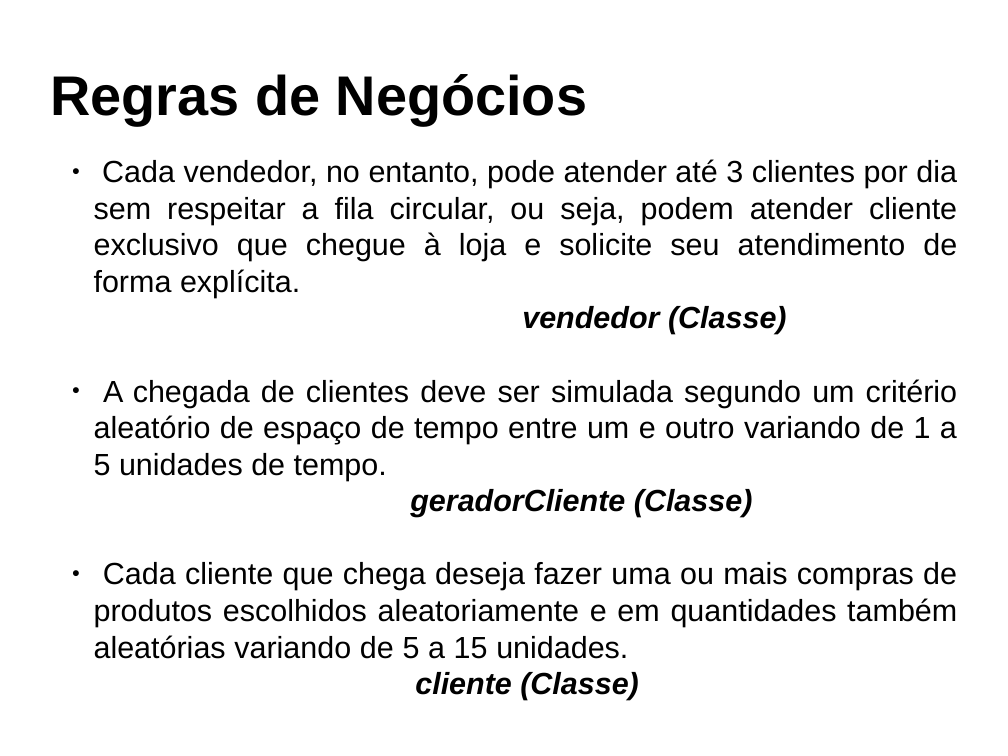
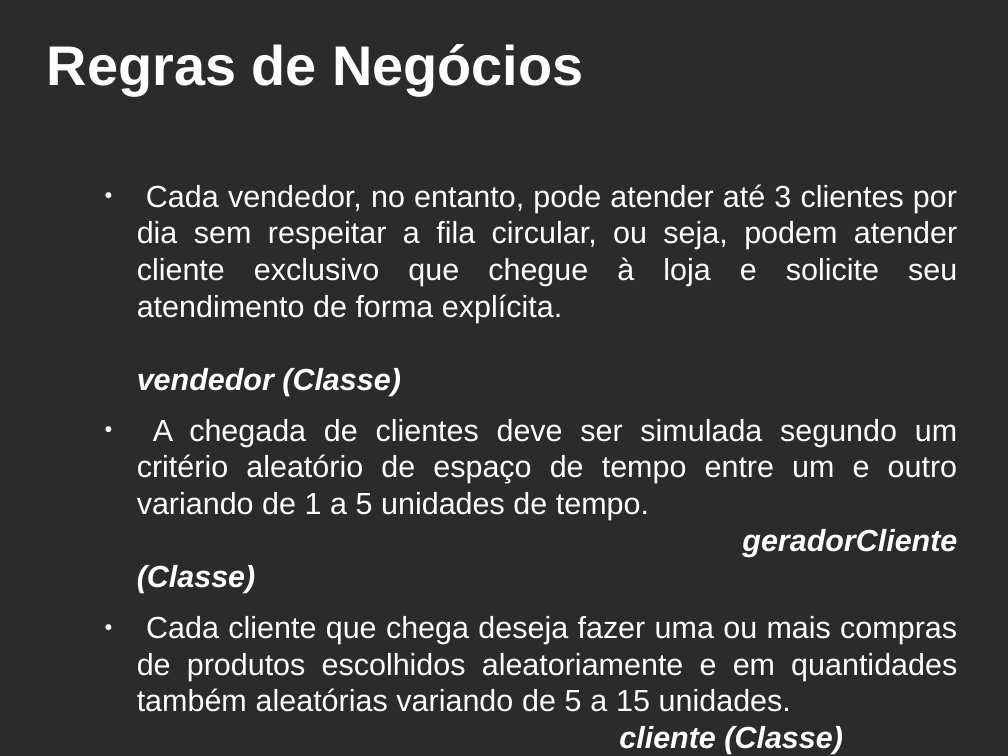
Before and after one commit to brunobuss/lojasim, a slide deck: slide 8 of docs/Apresentação_SO.odp. Drawn at 1008x756 pixels with LibreOffice and Linux fonts; fonts in the diff are those of the drawing; background and template pictures are left out; a plain dark background stands for a picture behind light text. Boxes give left, top, right and bottom in pixels: in the first picture for what was removed or moved away, otherwise in the second. Text is boxed around its words. In the diff, an @@ line names an element or a change of style, - is before the commit and + after.

```diff
--- a/docs/Apresentação_SO.odp
+++ b/docs/Apresentação_SO.odp
@@ background #FFFFFF to picture (left out) @@
@@ title "Regras de Negócios": place and size @@
-title "Regras de Negócios" at <box>50,74,587,125</box>
+title "Regras de Negócios" at <box>47,44,583,95</box>
@@ title "Regras de Negócios" at <box>47,44,583,95</box>: text colour #000000 to #FFFFFF @@
@@ text "Cada vendedor, no entanto, pode ..." at <box>137,184,957,712</box>: text colour #000000 to #FFFFFF; more space between paragraphs; bullet colour #000000 to #FFFFFF; vertical alignment middle to top @@
```
Also in this commit, not shown: 13 other slides changed, 1 other file.
